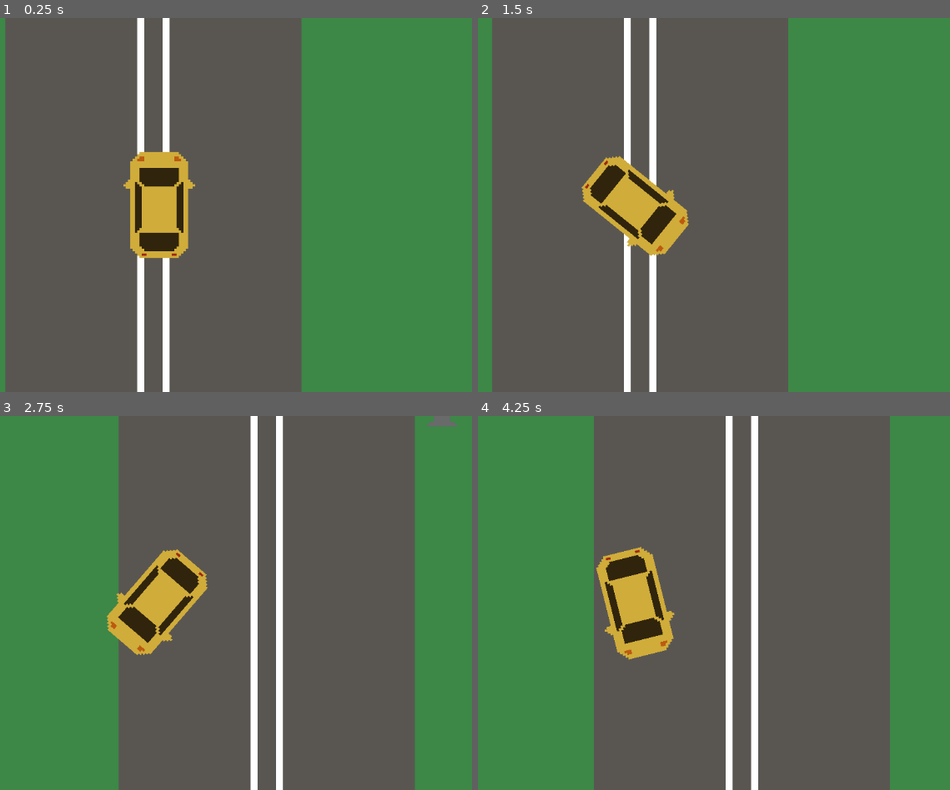
Above: before the commit, frames 1-4 (two rows, left to right).
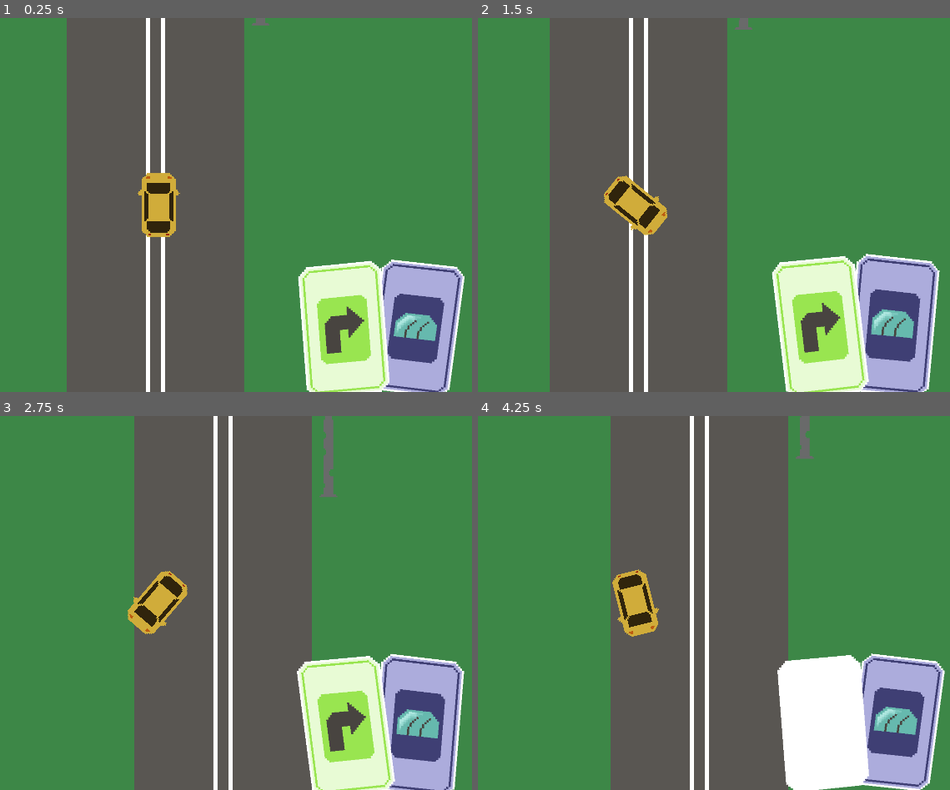
Above: after the commit, the same moments.

Repository: McGengar/ProtocolSSB
Game: Godot game, scene res://scenes/main.tscn
Two runs of this game, one before a commit and one after it. Both use one fixed random seed, a clock stepped at 60 frames per second and the inputs below. The project has no main scene, so this scene is started directly.
Inputs:
- Up to frame 1 (0.25 s): no input
- Up to frame 2 (1.5 s): hold D (right) 0.53-1.28 s; hold S (back) from 1.28 s (still down)
- Up to frame 3 (2.75 s): release S (back) at 2.03 s; hold D (right) from 2.03 s (still down)
- Up to frame 4 (4.25 s): release D (right) at 2.78 s; hold W (forward) 2.78-3.53 s; hold A (left) from 3.53 s (still down); tap Left (skill1, bound only after the commit) at 4.15 s

The runs differ from the first frame. In frame 1, 42% of the frame differs, in the area x 1-99%, y 0-100%; in frame 2, 42%, in the area x 3-98%, y 0-100%; in frame 3, 36%; in frame 4, 36%.

Commit message:
abilities

Diff:
--- a/project.godot
+++ b/project.godot
@@ -16,6 +16,8 @@
 
 [display]
 
+window/size/viewport_width=1920
+window/size/viewport_height=1080
 window/size/mode=2
 
 [global_group]
@@ -44,6 +46,16 @@
 "events": [Object(InputEventKey,"resource_local_to_scene":false,"resource_name":"","device":-1,"window_id":0,"alt_press …(192 unchanged characters)…
 ]
 }
+skill1={
+"deadzone": 0.5,
+"events": [Object(InputEventKey,"resource_local_to_scene":false,"resource_name":"","device":-1,"window_id":0,"alt_pressed":false,"shift_pressed":false,"ctrl_pressed":false,"meta_pressed":false,"pressed":false,"keycode":0,"physical_keycode":4194319,"key_label":0,"unicode":0,"location":0,"echo":false,"script":null)
+]
+}
+skill2={
+"deadzone": 0.5,
+"events": [Object(InputEventKey,"resource_local_to_scene":false,"resource_name":"","device":-1,"window_id":0,"alt_pressed":false,"shift_pressed":false,"ctrl_pressed":false,"meta_pressed":false,"pressed":false,"keycode":0,"physical_keycode":4194321,"key_label":0,"unicode":0,"location":0,"echo":false,"script":null)
+]
+}
 
 [rendering]
 
--- a/scenes/car.tscn
+++ b/scenes/car.tscn
@@ -1,14 +1,24 @@
-[gd_scene load_steps=4 format=3 uid="uid://djgvu15mfp0n1"]
+[gd_scene load_steps=7 format=3 uid="uid://dcq4ivigrdvd2"]
 
 [ext_resource type="Script" path="res://scripts/car_control.gd" id="1_vljah"]
 [ext_resource type="Texture2D" uid="uid://d2gqvtbfaf7a5" path="res://sprites/autko.png" id="2_sgwix"]
+[ext_resource type="PackedScene" uid="uid://cm4p7dkhsg2ji" path="res://scenes/skill.tscn" id="3_ecsdd"]
 
 [sub_resource type="CapsuleShape2D" id="CapsuleShape2D_4po4l"]
 radius = 12.0
 height = 46.0
 
+[sub_resource type="Curve" id="Curve_ewjvc"]
+_data = [Vector2(0.125506, 0.351648), 0.0, 0.0, 0, 0, Vector2(0.862348, 1), 0.0, 0.0, 0, 0]
+point_count = 2
+
+[sub_resource type="Gradient" id="Gradient_bhjxn"]
+offsets = PackedFloat32Array(0, 0.762557, 1)
+colors = PackedColorArray(0.212305, 0.212305, 0.212305, 1, 0.0504102, 0.0504103, 0.0504103, 0.237443, 0, 0, 0, 0)
+
 [node name="Car" type="RigidBody2D"]
 gravity_scale = 0.0
+linear_damp = 1.0
 script = ExtResource("1_vljah")
 
 [node name="car_sprite" type="Sprite2D" parent="."]
@@ -27,3 +37,37 @@
 zoom = Vector2(4, 4)
 rotation_smoothing_enabled = true
 rotation_smoothing_speed = 0.25
+
+[node name="CPUParticles2D" type="CPUParticles2D" parent="."]
+position = Vector2(-23, 7)
+amount = 20
+lifetime = 0.5
+gravity = Vector2(0, 0)
+scale_amount_min = 2.0
+scale_amount_max = 5.0
+scale_amount_curve = SubResource("Curve_ewjvc")
+color_ramp = SubResource("Gradient_bhjxn")
+
+[node name="CPUParticles2D2" type="CPUParticles2D" parent="."]
+position = Vector2(-23, -6)
+amount = 20
+lifetime = 0.5
+gravity = Vector2(0, 0)
+scale_amount_min = 2.0
+scale_amount_max = 5.0
+scale_amount_curve = SubResource("Curve_ewjvc")
+color_ramp = SubResource("Gradient_bhjxn")
+
+[node name="CanvasLayer" type="CanvasLayer" parent="."]
+
+[node name="Skill2" parent="CanvasLayer" instance=ExtResource("3_ecsdd")]
+position = Vector2(1705.28, 891)
+rotation = 0.10472
+scale = Vector2(6, 6)
+frame = 1
+
+[node name="Skill1" parent="CanvasLayer" instance=ExtResource("3_ecsdd")]
+position = Vector2(1497.28, 894)
+rotation = -0.10472
+scale = Vector2(6, 6)
+frame = 3
--- a/scenes/main.tscn
+++ b/scenes/main.tscn
@@ -15,7 +15,6 @@
 [node name="Car" parent="." instance=ExtResource("1_seax4")]
 position = Vector2(71, 163)
 rotation = -1.5708
-linear_damp = 1.0
 
 [node name="falling object" parent="." instance=ExtResource("4_xdrte")]
 position = Vector2(84, 32)
--- /dev/null
+++ b/scenes/skill.tscn
@@ -0,0 +1,100 @@
+[gd_scene load_steps=17 format=3 uid="uid://cm4p7dkhsg2ji"]
+
+[ext_resource type="Texture2D" uid="uid://ciby5qpdv6he6" path="res://sprites/karty.png" id="1_ki113"]
+[ext_resource type="Shader" path="res://shaders/wobbly_outline.gdshader" id="1_xu3un"]
+[ext_resource type="Texture2D" uid="uid://dd58ywwe4bm62" path="res://sprites/karty dobra wersja.png" id="2_gitxe"]
+[ext_resource type="Script" path="res://scripts/skill.gd" id="4_5vodl"]
+
+[sub_resource type="ShaderMaterial" id="ShaderMaterial_85w2s"]
+shader = ExtResource("1_xu3un")
+shader_parameter/normal_offset = 1.5
+shader_parameter/time_influence = 1.374
+shader_parameter/y_div = 2.87
+shader_parameter/color = Color(1, 1, 1, 1)
+shader_parameter/width = 1.0
+shader_parameter/pattern = 0
+shader_parameter/inside = false
+shader_parameter/add_margins = true
+
+[sub_resource type="AtlasTexture" id="AtlasTexture_k3asp"]
+atlas = ExtResource("2_gitxe")
+region = Rect2(432, 0, 48, 64)
+
+[sub_resource type="AtlasTexture" id="AtlasTexture_o3ewc"]
+atlas = ExtResource("1_ki113")
+region = Rect2(0, 0, 48, 64)
+
+[sub_resource type="AtlasTexture" id="AtlasTexture_lwpe2"]
+atlas = ExtResource("1_ki113")
+region = Rect2(48, 0, 48, 64)
+
+[sub_resource type="AtlasTexture" id="AtlasTexture_vvhcn"]
+atlas = ExtResource("1_ki113")
+region = Rect2(96, 0, 48, 64)
+
+[sub_resource type="AtlasTexture" id="AtlasTexture_o01cs"]
+atlas = ExtResource("1_ki113")
+region = Rect2(144, 0, 48, 64)
+
+[sub_resource type="AtlasTexture" id="AtlasTexture_v6ltv"]
+atlas = ExtResource("1_ki113")
+region = Rect2(192, 0, 48, 64)
+
+[sub_resource type="AtlasTexture" id="AtlasTexture_bqiro"]
+atlas = ExtResource("1_ki113")
+region = Rect2(240, 0, 48, 64)
+
+[sub_resource type="AtlasTexture" id="AtlasTexture_qxd8e"]
+atlas = ExtResource("1_ki113")
+region = Rect2(288, 0, 48, 64)
+
+[sub_resource type="AtlasTexture" id="AtlasTexture_a7iur"]
+atlas = ExtResource("1_ki113")
+region = Rect2(336, 0, 48, 64)
+
+[sub_resource type="AtlasTexture" id="AtlasTexture_3pcyo"]
+atlas = ExtResource("1_ki113")
+region = Rect2(384, 0, 48, 64)
+
+[sub_resource type="SpriteFrames" id="SpriteFrames_q17sv"]
+animations = [{
+"frames": [{
+"duration": 1.0,
+"texture": SubResource("AtlasTexture_k3asp")
+}, {
+"duration": 1.0,
+"texture": SubResource("AtlasTexture_o3ewc")
+}, {
+"duration": 1.0,
+"texture": SubResource("AtlasTexture_lwpe2")
+}, {
+"duration": 1.0,
+"texture": SubResource("AtlasTexture_vvhcn")
+}, {
+"duration": 1.0,
+"texture": SubResource("AtlasTexture_o01cs")
+}, {
+"duration": 1.0,
+"texture": SubResource("AtlasTexture_v6ltv")
+}, {
+"duration": 1.0,
+"texture": SubResource("AtlasTexture_bqiro")
+}, {
+"duration": 1.0,
+"texture": SubResource("AtlasTexture_qxd8e")
+}, {
+"duration": 1.0,
+"texture": SubResource("AtlasTexture_a7iur")
+}, {
+"duration": 1.0,
+"texture": SubResource("AtlasTexture_3pcyo")
+}],
+"loop": true,
+"name": &"default",
+"speed": 5.0
+}]
+
+[node name="card" type="AnimatedSprite2D"]
+material = SubResource("ShaderMaterial_85w2s")
+sprite_frames = SubResource("SpriteFrames_q17sv")
+script = ExtResource("4_5vodl")
--- /dev/null
+++ b/scenes/use_skill.gd
@@ -0,0 +1,11 @@
+extends RigidBody2D
+
+
+# Called when the node enters the scene tree for the first time.
+func _ready():
+	pass # Replace with function body.
+
+
+# Called every frame. 'delta' is the elapsed time since the previous frame.
+func _process(delta):
+	pass
--- a/scripts/car_control.gd
+++ b/scripts/car_control.gd
@@ -1,15 +1,67 @@
 extends RigidBody2D
 
 @export var speed =1000.0
+var speed_multiplier = 1.0
+var can_turn = true
+var reverse = 1
 var turn = 0
+var gas = 0
 func _physics_process(delta):
-	turn = Input.get_axis("left","right")*delta*3
-	if turn!=0:
+	turn = Input.get_axis("left","right")*delta*3*reverse
+	if turn!=0 and can_turn:
 		rotate(turn)
-	apply_central_force(Vector2(0,Input.get_axis("forward","back")*delta).rotated(rotation+deg_to_rad(90))*speed*1000*delta)
+	gas = Input.get_axis("forward","back")*delta
+	apply_central_force(Vector2(0,gas).rotated(rotation+deg_to_rad(90))*speed*speed_multiplier*1000*delta)
 
+	if Input.is_action_just_pressed("skill1") and $CanvasLayer/Skill1.value!=0:
+		use_skill($CanvasLayer/Skill1.value)
+		$CanvasLayer/Skill1.value=0
+		await get_tree().create_timer(3.0).timeout
+		$CanvasLayer/Skill1.value=randi_range(1,9)
+	if Input.is_action_just_pressed("skill2") and $CanvasLayer/Skill2.value!=0:
+		use_skill($CanvasLayer/Skill2.value)
+		$CanvasLayer/Skill2.value=0
+		await get_tree().create_timer(3.0).timeout
+		$CanvasLayer/Skill2.value=randi_range(1,9)
+
+	if gas<0:
+		$CPUParticles2D.emitting = true
+		$CPUParticles2D2.emitting = true
+	else:
+		$CPUParticles2D.emitting = false
+		$CPUParticles2D2.emitting = false
 func knocked_back(kbvect):
 	sleeping = true
 	apply_central_force(kbvect)
 	await get_tree().create_timer(0.25).timeout
 	sleeping = false
+
+func use_skill(skill):
+	match skill:
+		1:
+			speed_multiplier = 0.5
+			apply_central_force(-Vector2(0,gas).rotated(rotation+deg_to_rad(90))*speed*speed_multiplier*1000)
+			await get_tree().create_timer(2).timeout
+			speed_multiplier = 1
+		2:
+			linear_damp = -0.5
+			await get_tree().create_timer(2).timeout
+			linear_damp = 1
+		3:
+			apply_central_force(Vector2(0,-1).rotated(rotation+deg_to_rad(90))*speed*speed_multiplier*1000)
+		4:
+			can_turn = false
+			await get_tree().create_timer(2).timeout
+			can_turn = true
+		5:
+			pass
+		6:
+			pass
+		7:
+			reverse = -1
+			await get_tree().create_timer(2).timeout
+			reverse = 1
+		8:
+			pass
+		9:
+			pass
--- /dev/null
+++ b/scripts/skill.gd
@@ -0,0 +1,11 @@
+extends AnimatedSprite2D
+@export var value = 0
+
+# Called when the node enters the scene tree for the first time.
+func _ready():
+	value = randi_range(1,9)
+
+
+# Called every frame. 'delta' is the elapsed time since the previous frame.
+func _process(delta):
+	frame = value
--- /dev/null
+++ b/shaders/outline.gdshader
@@ -0,0 +1,62 @@
+shader_type canvas_item;
+
+uniform vec4 color : source_color = vec4(1.0);
+uniform float width : hint_range(0, 10) = 1.0;
+uniform int pattern : hint_range(0, 2) = 0; // diamond, circle, square
+uniform bool inside = false;
+uniform bool add_margins = true; // only useful when inside is false
+
+void vertex() {
+	if (add_margins) {
+		VERTEX += (UV * 2.0 - 1.0) * width;
+	}
+}
+
+bool hasContraryNeighbour(vec2 uv, vec2 texture_pixel_size, sampler2D texture) {
+	for (float i = -ceil(width); i <= ceil(width); i++) {
+		float x = abs(i) > width ? width * sign(i) : i;
+		float offset;
+
+		if (pattern == 0) {
+			offset = width - abs(x);
+		} else if (pattern == 1) {
+			offset = floor(sqrt(pow(width + 0.5, 2) - x * x));
+		} else if (pattern == 2) {
+			offset = width;
+		}
+
+		for (float j = -ceil(offset); j <= ceil(offset); j++) {
+			float y = abs(j) > offset ? offset * sign(j) : j;
+			vec2 xy = uv + texture_pixel_size * vec2(x, y);
+
+			if ((xy != clamp(xy, vec2(0.0), vec2(1.0)) || texture(texture, xy).a <= 0.0) == inside) {
+				return true;
+			}
+		}
+	}
+
+	return false;
+}
+
+void fragment() {
+	vec2 uv = UV;
+
+	if (add_margins) {
+		vec2 texture_pixel_size = vec2(1.0) / (vec2(1.0) / TEXTURE_PIXEL_SIZE + vec2(width * 2.0));
+
+		uv = (uv - texture_pixel_size * width) * TEXTURE_PIXEL_SIZE / texture_pixel_size;
+
+		if (uv != clamp(uv, vec2(0.0), vec2(1.0))) {
+			COLOR.a = 0.0;
+		} else {
+			COLOR = texture(TEXTURE, uv);
+		}
+	} else {
+		COLOR = texture(TEXTURE, uv);
+	}
+
+	if ((COLOR.a > 0.0) == inside && hasContraryNeighbour(uv, TEXTURE_PIXEL_SIZE, TEXTURE)) {
+		COLOR.rgb = inside ? mix(COLOR.rgb, color.rgb, color.a) : color.rgb;
+		COLOR.a += (1.0 - COLOR.a) * color.a;
+	}
+}
--- /dev/null
+++ b/shaders/wobbly.gdshader
@@ -0,0 +1,10 @@
+shader_type canvas_item;
+
+uniform float normal_offset : hint_range(0, 2, .1) = 1.5;
+uniform float time_influence : hint_range(0, 50) = 3;
+uniform float y_div : hint_range(0, 10, .1) = 2.87;
+
+void vertex() {
+	VERTEX.x += sin(VERTEX.y * y_div + (TIME * time_influence)) * normal_offset;
+	VERTEX.y += sin(VERTEX.x * y_div + (TIME * time_influence)) * normal_offset;
+}
--- /dev/null
+++ b/shaders/wobbly_outline.gdshader
@@ -0,0 +1,70 @@
+shader_type canvas_item;
+
+uniform float normal_offset : hint_range(0, 2, .1) = 1.5;
+uniform float time_influence : hint_range(0, 50) = 3;
+uniform float y_div : hint_range(0, 10, .1) = 2.87;
+
+uniform vec4 color : source_color = vec4(1.0);
+uniform float width : hint_range(0, 10) = 1.0;
+uniform int pattern : hint_range(0, 2) = 0; // diamond, circle, square
+uniform bool inside = false;
+uniform bool add_margins = true; // only useful when inside is false
+
+void vertex() {
+	VERTEX.x += sin(VERTEX.y * y_div + (TIME * time_influence)) * normal_offset;
+	VERTEX.y += sin(VERTEX.x * y_div + (TIME * time_influence)) * normal_offset;
+
+	if (add_margins) {
+		VERTEX += (UV * 2.0 - 1.0) * width;
+	}
+}
+
+
+bool hasContraryNeighbour(vec2 uv, vec2 texture_pixel_size, sampler2D texture) {
+	for (float i = -ceil(width); i <= ceil(width); i++) {
+		float x = abs(i) > width ? width * sign(i) : i;
+		float offset;
+
+		if (pattern == 0) {
+			offset = width - abs(x);
+		} else if (pattern == 1) {
+			offset = floor(sqrt(pow(width + 0.5, 2) - x * x));
+		} else if (pattern == 2) {
+			offset = width;
+		}
+
+		for (float j = -ceil(offset); j <= ceil(offset); j++) {
+			float y = abs(j) > offset ? offset * sign(j) : j;
+			vec2 xy = uv + texture_pixel_size * vec2(x, y);
+
+			if ((xy != clamp(xy, vec2(0.0), vec2(1.0)) || texture(texture, xy).a <= 0.0) == inside) {
+				return true;
+			}
+		}
+	}
+
+	return false;
+}
+
+void fragment() {
+	vec2 uv = UV;
+
+	if (add_margins) {
+		vec2 texture_pixel_size = vec2(1.0) / (vec2(1.0) / TEXTURE_PIXEL_SIZE + vec2(width * 2.0));
+
+		uv = (uv - texture_pixel_size * width) * TEXTURE_PIXEL_SIZE / texture_pixel_size;
+
+		if (uv != clamp(uv, vec2(0.0), vec2(1.0))) {
+			COLOR.a = 0.0;
+		} else {
+			COLOR = texture(TEXTURE, uv);
+		}
+	} else {
+		COLOR = texture(TEXTURE, uv);
+	}
+
+	if ((COLOR.a > 0.0) == inside && hasContraryNeighbour(uv, TEXTURE_PIXEL_SIZE, TEXTURE)) {
+		COLOR.rgb = inside ? mix(COLOR.rgb, color.rgb, color.a) : color.rgb;
+		COLOR.a += (1.0 - COLOR.a) * color.a;
+	}
+}
Not shown: 1 places in scenes/falling_object.tscn that only renumber resources
Not shown: 1 places in scenes/main.tscn that only renumber resources
